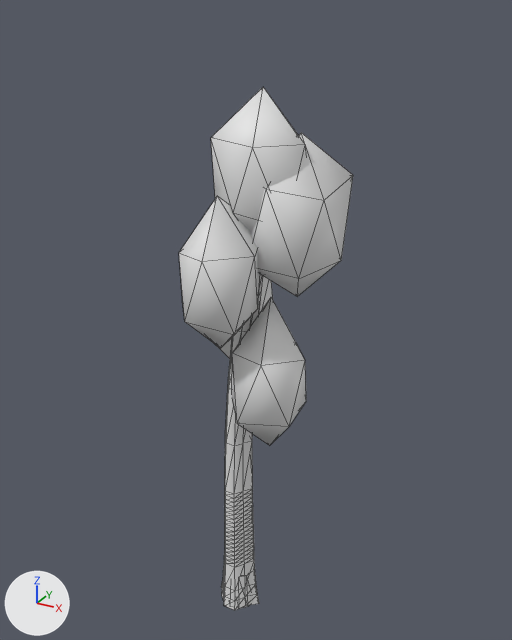
The glTF model models/variants/birch_v2.glb: old version first, new version second.
Rendered twice from a camera (50 mm lens) standing at (2.95, -4.99, 5.76) and looking at (0.13, 0.13, 3.19). Lighting does not change. The marker at lower left points along +X, +Y and +Z. The first picture is the older version. Mesh edges are drawn as thin lines. Vertices at exactly the same position are counted once.

The first picture shows 'Body_Canopy0', 'Body_Canopy1', 'Body_Canopy2', 'Body_Canopy3', 'Body_Canopy4', 'Body_Trunk' and 1 more.
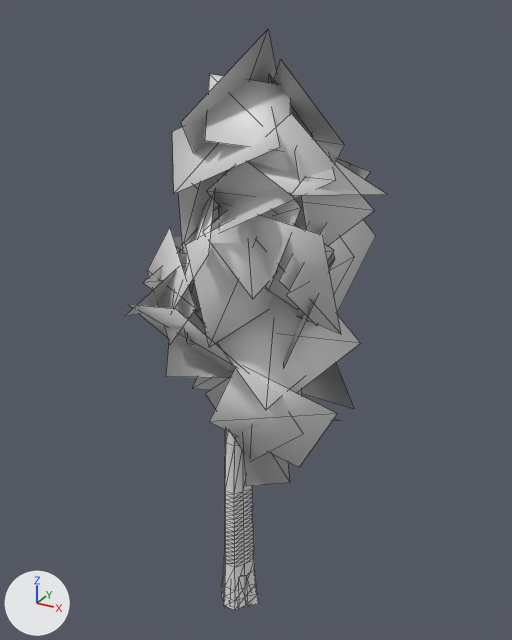
Changed parts and their boxes (x1, y1, x2, y2) in the pictures (512 x 640 px):
'Body_Canopy4', reshaped, turned
    before: (211, 87, 306, 232)
    after: (172, 29, 374, 254)
'Body_Canopy0', reshaped, turned
    before: (232, 298, 306, 445)
    after: (192, 293, 360, 486)
'Body_Canopy3', reshaped, turned
    before: (251, 133, 353, 297)
    after: (218, 153, 386, 369)
'Body_Canopy2', reshaped, turned
    before: (179, 196, 260, 348)
    after: (125, 190, 278, 378)
'Body_Canopy1', reshaped (not visible afterwards)
    before: (215, 276, 273, 358)

The edits, one by one:
me_body_canopy0 is used by ob_body_canopy0; location (0.42, -0.12, 2.8); rotation (0.0, 0.0, -2.521), in degrees (0, 0, -144).
me_body_canopy0 had 12 vertices, 20 faces and spanned x -0.325..0.332, y -0.367..0.409, z -0.699..0.762.
me_body_canopy0 now has 56 vertices, 42 faces and spans x -0.74..0.817, y -0.702..0.613, z -1.138..1.092.
me_body_canopy0 part 1: the whole mesh is rebuilt.
me_body_canopy1 is used by ob_body_canopy1; location (-0.18, 0.28, 3.3); rotation (0.0, 0.0, 2.618), in degrees (0, 0, 150).
me_body_canopy1 had 12 vertices, 20 faces and spanned x -0.376..0.389, y -0.402..0.349, z -0.687..0.679.
me_body_canopy1 now has 60 vertices, 44 faces and spans x -0.862..0.832, y -0.712..0.706, z -0.74..1.204.
me_body_canopy1 part 2: the whole mesh is rebuilt.
me_body_canopy2 is used by ob_body_canopy2; location (0.11, -0.44, 3.75); rotation (0.0, 0.0, -1.347), in degrees (0, 0, -77).
me_body_canopy2 had 12 vertices, 20 faces and spanned x -0.425..0.371, y -0.372..0.33, z -0.596..0.696.
me_body_canopy2 now has 52 vertices, 40 faces and spans x -0.832..0.566, y -0.693..0.661, z -0.922..0.761.
me_body_canopy2 part 3: the whole mesh is rebuilt.
me_body_canopy3 is used by ob_body_canopy3; location (0.6, 0.0, 4.2); rotation (0.0, 0.0, -0.483), in degrees (0, 0, -28).
me_body_canopy3 had 12 vertices, 20 faces and spanned x -0.391..0.341, y -0.414..0.421, z -0.645..0.695.
me_body_canopy3 now has 56 vertices, 42 faces and spans x -0.758..0.725, y -0.771..0.782, z -1.13..0.761.
me_body_canopy3 part 4: the whole mesh is rebuilt.
me_body_canopy4 is used by ob_body_canopy4; location (0.32, -0.1, 4.55); rotation (0.0, 0.0, 2.504), in degrees (0, 0, 143).
me_body_canopy4 had 12 vertices, 20 faces and spanned x -0.409..0.415, y -0.388..0.38, z -0.671..0.671.
me_body_canopy4 now has 56 vertices, 42 faces and spans x -0.786..0.623, y -0.696..0.738, z -0.902..1.072.
me_body_canopy4 part 5: the whole mesh is rebuilt.
Object 'Body_Canopy0' (ob_body_canopy0) turns from (0, 0, -144) to (0, 0, -20) degrees about x, y and z.
Object 'Body_Canopy2' (ob_body_canopy2) turns from (0, 0, -77) to (0, 0, -35) degrees about x, y and z.
Object 'Body_Canopy3' (ob_body_canopy3) turns from (0, 0, -28) to (0, 0, -9.5) degrees about x, y and z.
Object 'Body_Canopy4' (ob_body_canopy4) turns from (0, 0, 143) to (0, 0, -55) degrees about x, y and z.
